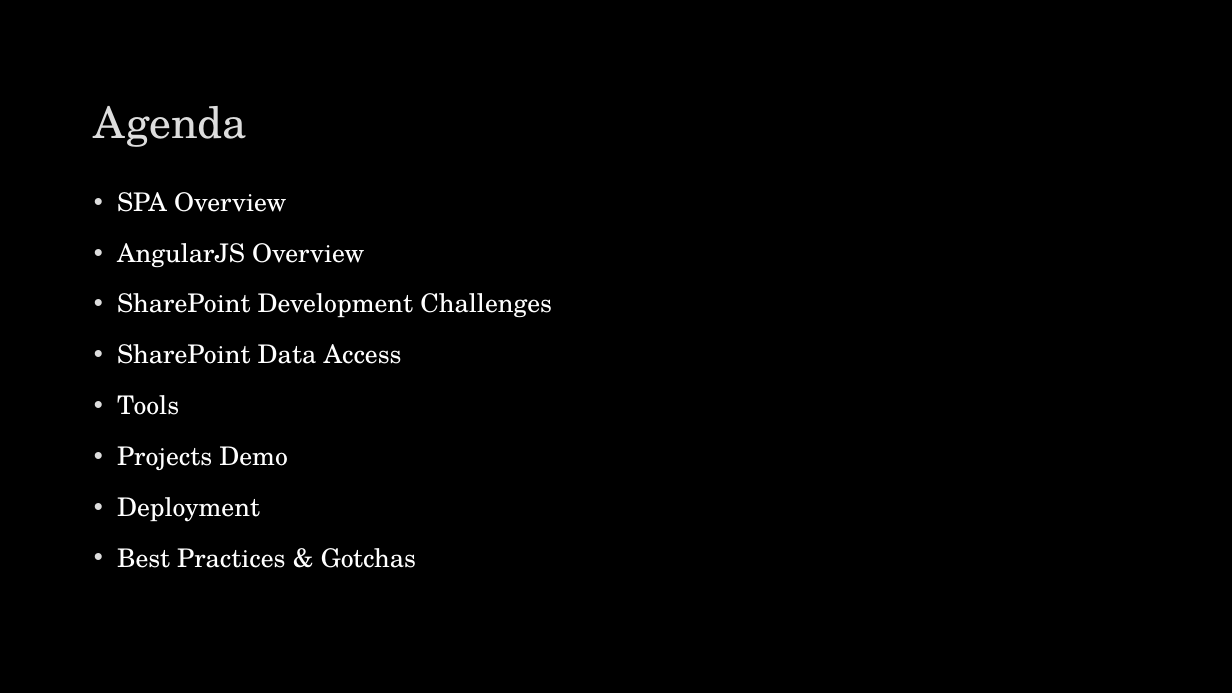
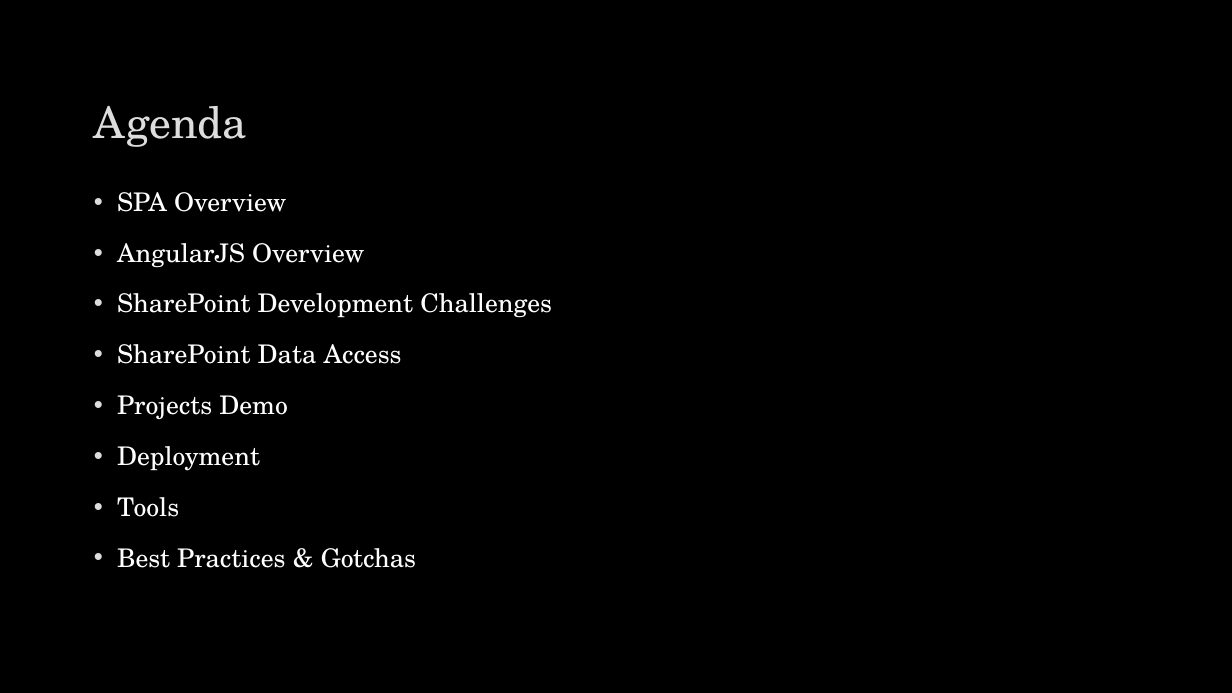
Before and after one commit to spietrek/SharePointCincy2015, a slide deck: slide 5 of Building SPAs in SharePoint Using AngularJS.pptx. Drawn at 1232x693 pixels with LibreOffice and Linux fonts; fonts in the diff are those of the drawing; background and template pictures are left out. Boxes give left, top, right and bottom in pixels: in the first picture for what was removed or moved away, otherwise in the second. Text is boxed around its words. In the diff, an @@ line names an element or a change of style, - is before the commit and + after.

```diff
--- a/Building SPAs in SharePoint Using AngularJS.pptx
+++ b/Building SPAs in SharePoint Using AngularJS.pptx
@@ text at box(117, 395, 179, 415): paragraph removed @@
-• Tools
@@ text at box(117, 497, 179, 517): paragraph added @@
+• Tools
```
Also in this commit, not shown: 5 other slides changed.
